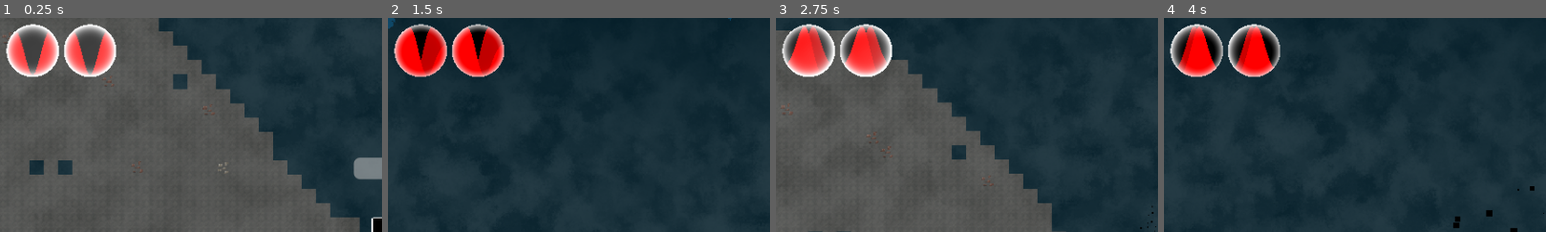
Above: before the commit, frames 1-4 (left to right).
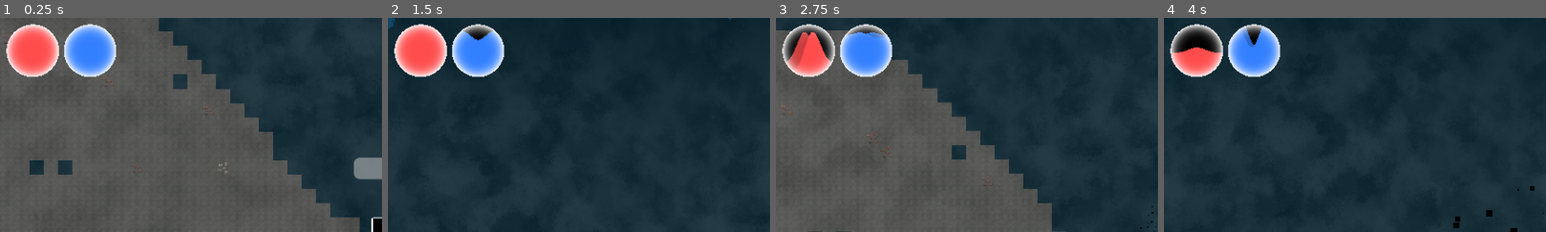
Above: after the commit, the same moments.

Repository: terriblepanic/first-game
Game: Godot game, scene res://scenes/Main.tscn
The game is run twice, just before and just after one commit, with the same random seed, the same clock (stepped at 60 frames per second) and the same inputs.
Inputs (mouse positions are % of the whole screen's width and height, from its top left):
- Up to frame 1 (0.25 s): no input
- Up to frame 2 (1.5 s): tap Enter (ui_accept) at 0.5 s; move the mouse to (72, 45) at 0.52 s; hold D (move_right) from 0.53 s (still down); click (72, 45) at 0.6 s; tap Space (jump) at 0.77 s; move the mouse to (30, 55) at 1.27 s; right-click (30, 55) at 1.35 s
- Up to frame 3 (2.75 s): tap Space (jump) at 1.52 s; move the mouse to (60, 28) at 2.02 s; release D (move_right) at 2.03 s; hold A (move_left) from 2.03 s (still down); tap L at 2.1 s
- Up to frame 4 (4 s): move the mouse to (45, 70) at 2.77 s; release A (move_left) at 2.78 s; hold D (move_right) from 2.78 s (still down); tap E at 2.85 s; tap Space (jump) at 3.02, 3.77 s; move the mouse to (80, 65) at 3.52 s; click (80, 65) at 3.6 s
The pictures show only the part of the screen within x 0-50%, y 0-50%; the shares and areas given below are measured in that part.

The runs differ from the first frame. In frame 1, 3.8% of the frame differs, in the area x 2-31%, y 3-28%; in frame 2, 5.3%, in the area x 1-31%, y 3-28%; in frame 3, 4.2%; in frame 4, 4.5%.
Error before the commit: Parse Error: Could not preload resource script "res://scripts/OrbUIController.gd". (res://scripts/hud.gd:3)

Commit message:
my try to fix

Diff:
--- a/scripts/OrbUIController.gd
+++ b/scripts/OrbUIController.gd
@@ -88,10 +88,10 @@
 
 # Обработка «удара» (изменение текущей/предыдущей высоты и запуск эффектов)
 func GetHit(P: float, oP: float, MAXP: float):
-        # Вычисляем новую нормализованную высоту
-        H = max(P / MAXP, 0.0)
-        oH = H
-        target_material.set_shader_parameter('oheight', oH)
+	# Вычисляем новую нормализованную высоту
+	H = max(P / MAXP, 0.0)
+	oH = H
+	target_material.set_shader_parameter('oheight', oH)
 
 	# Если шар «умер»
 	if H <= 0.0:
@@ -120,10 +120,10 @@
 		vibration_tween = newtween()
 		vibration_tween.tween_method(get_hit_vbm, 0.0, vibration_effect_timelength, vibration_effect_timelength).set_trans(vibration_trans_type).set_ease(vibration_ease_type)
 
-        # Убираем твин «поглощения», если он активен
-        if consume_tween:
-                consume_tween.kill()
-                consume_tween = null
+		# Убираем твин «поглощения», если он активен
+		if consume_tween:
+			consume_tween.kill()
+			consume_tween = null
 
 
 # Эффект ускорения: наклон плоскости «вверх»
@@ -181,8 +181,6 @@
 	if i >= vibration_effect_timelength - 0.0001: target_material.set_shader_parameter('vibration_effect', false)
 
 
-
-
 # Плавное обновление значения без вибрации, для регенерации
 func SetSmooth(P: float, MAXP: float):
 	var new_H: float = clamp(P / MAXP, 0.0, 1.0)
@@ -202,7 +200,7 @@
 	consume_tween = newtween()
 	consume_tween.tween_method(
 		func(value: float):
-			target_material.set_shader_parameter("height", value),
+		target_material.set_shader_parameter("height", value),
 		oH, H, 0.4
 	).set_trans(Tween.TRANS_LINEAR).set_ease(Tween.EASE_IN_OUT)
 
--- a/shaders/health_orb.gdshader
+++ b/shaders/health_orb.gdshader
@@ -34,114 +34,122 @@
 uniform float refraction_ratio_water: hint_range(0, 10, 0.01) = 0.6;
 
 vec4 ontop(vec4 base, vec4 blend){
-	return mix(base,blend,blend.a);
+    return mix(base, blend, blend.a);
 }
 
 vec4 reverse(vec4 base){
-	return vec4(mod(base.rgb + 1. , 2.), base.a);
+    return vec4(mod(base.rgb + 1. , 2.), base.a);
 }
 
 vec4 exclusion(vec4 base, vec4 blend){
-	return base + blend - 2.0 * base * blend * base;
+    return base + blend - 2.0 * base * blend * base;
 }
 
 float easeOutExpo(float x){
-	return x == 1. ? 1. : 1. - pow(2., -10. * x);
-}//from https://easings.net/zh-cn#easeOutBounce
-vec2 shiftuv(vec2 uv, float shiftratio) {
-
-	vec2 suv = (uv - 0.5)*2.;
-
-	return (suv + sign(suv)*suv*suv*-1.*shiftratio)*0.5 + 0.5;
+    return x == 1. ? 1. : 1. - pow(2., -10. * x);
 }
 
+vec2 shiftuv(vec2 uv, float shiftratio) {
+    vec2 suv = (uv - 0.5) * 2.0;
+    return (suv + sign(suv) * suv * suv * -1.0 * shiftratio) * 0.5 + 0.5;
+}
 
 void fragment() {
+    float NTIME = vibration_effect ? TIME + vibration_time : TIME + vibration_effect_timelength;
 
-	float NTIME = vibration_effect ? TIME + vibration_time : TIME + vibration_effect_timelength;
+    vec2 uv = (UV - 0.5) * 0.5;
+    vec2 suv = UV * 0.5 - 0.5;
 
-	vec2 uv = (UV - 0.5)*0.5;
-	vec2 suv = UV*0.5 - 0.5;
+    float a = wave_fix_on_border ? 2.0 : 1.0;
+    float b = wave_fix_on_border ? 1.0 : 0.5;
+    vec4 Cw = vec4(0.0);
+    vec4 Cg = vec4(0.0);
 
-	float a = wave_fix_on_border ? 2. : 1.;
-	float b = wave_fix_on_border ? 1. : 0.5;
-       vec4 Cw = vec4(0.);
-       vec4 Cg = vec4(0.);
+    if (distance(UV, vec2(0.5, 0.5)) > 0.5) {
+        COLOR = vec4(0.0);
+    } else {
+        // Static empty water
+        if (height == 0.0) {
+            float oH = oheight;
+            if ((1.0 - oH) < UV.y) {
+                COLOR = vec4(water_color) * 0.5;
+            } else if ((1.0 - oH) <= UV.y) {
+                COLOR = vec4(water_color * water_back_lightness) * 0.5;
+            } else {
+                COLOR = vec4(water_color.rgb, 1.0);
+            }
+        }
+        // Static full water
+        else if (height == 1.0) {
+            COLOR = vec4(water_color.rgb, 1.0);
+        }
+        // Dynamic wave case
+        else {
+            float t = (NTIME - TIME) / vibration_effect_timelength;
+            float dH = plane_inclined_effect
+                       ? sin(mod((UV.x + TIME * water_wave_speed) * PI, TAU)) * plane_inclined_ratio
+                       : 0.0;
+            float dHo = plane_inclined_effect
+                        ? sin(mod((UV.x - TIME * water_wave_speed) * PI + PI, TAU)) * plane_inclined_ratio
+                        : 0.0;
+            float H = vibration_effect
+                      ? mix(height - uv.x * sin(t * PI * vibration_speed), height, t)
+                      : height;
+            float oH = vibration_effect ? oheight : oheight;
+            float CI = vibration_effect
+                       ? mix((water_wave_ci + vibration_wave_ci) * vibration_magnitude, water_wave_ci, t)
+                       : water_wave_ci;
 
-	if (distance(UV, vec2(0.5,0.5)) > 1.0/2.0) {
+            if (sin((cos(suv.x * PI * a) + NTIME * water_wave_speed) * wave_num) * CI + (1.0 - H)
+                < UV.y + dHo) {
+                COLOR = vec4(water_color * water_back_lightness);
+            } else {
+                if (height - oheight != 0.0) {
+                    if (sin((cos(suv.x * PI * a + PI * b) + NTIME * water_wave_speed) * wave_num)
+                        * CI + (1.0 - oH) < UV.y + dH) {
+                        COLOR = vec4(water_color) * 0.5;
+                    } else if (sin((cos(suv.x * PI * a) + NTIME * water_wave_speed) * wave_num)
+                               * CI + (1.0 - oH) < UV.y + dHo) {
+                        COLOR = vec4(water_color * water_back_lightness) * 0.5;
+                    } else {
+                        COLOR = vec4(0.0);
+                    }
+                } else {
+                    COLOR = vec4(0.0);
+                }
+            }
 
-		COLOR = vec4(0.);
-	} else {
+            if (sin((cos(suv.x * PI * a + PI * b) + NTIME * water_wave_speed) * wave_num) * CI
+                + (1.0 - H) < UV.y + dH) {
+                COLOR = vec4(water_color);
+            }
 
-		if (height == 1. || height == 0.) {
+            if (plane_inclined_effect && plane_inclined_ratio != 0.0
+                && UV.y <= 1.0 - height + 0.005 && UV.y >= 1.0 - height - 0.005) {
+                COLOR = COLOR + (sin(UV.x + TIME) + 1.0) * 0.08;
+            }
+        }
 
-			COLOR = vec4(water_color.rgb, 1.0);
+        float L = 0.0;
+        if (light_effect) {
+            L = cos(distance(UV, sin(suv * suv) + NTIME * ball_light_speed)) * 0.25;
+        }
 
-			if (height == 0.) {
-
-				float oH = oheight;
-
-                               if ((1. - oH) < UV.y) {
-
-                                       COLOR = vec4(water_color)*0.5;
-                               } else if ((1. - oH) <= UV.y) {
-
-                                       COLOR = vec4(water_color*water_back_lightness)*0.5;
-                               } else {
-
-					COLOR = vec4(water_color.rgb, 1.0);
-				}
-			} else {
-
-			}
-		} else {
-
-			float t = (NTIME - TIME)/vibration_effect_timelength;//(cos(NTIME - TIME)+1.)*0.5;//easeOutExpo(min(mod(NTIME, vibration_effect_timelength), vibration_effect_timelength)/vibration_effect_timelength);
-			float dH = plane_inclined_effect ? sin(mod((UV.x + TIME*water_wave_speed)*PI, TAU))*plane_inclined_ratio : 0.;//sin(UV.x + TIME*water_wave_speed)*plane_inclined_ratio;
-			float dHo = plane_inclined_effect ? sin(mod((UV.x + -TIME*water_wave_speed)*PI + PI, TAU))*plane_inclined_ratio : 0.;//-sin(UV.x + TIME*water_wave_speed)*plane_inclined_ratio;
-			float H = vibration_effect ? mix(height - uv.x*sin(t*PI*vibration_speed), height, t) : height;//*vibration_magnitude
-			float oH = vibration_effect ? oheight : oheight;//mix(oheight - uv.x*sin(t*PI*vibration_speed), oheight, t)
-			float CI = vibration_effect ? mix((water_wave_ci + vibration_wave_ci)*vibration_magnitude, water_wave_ci, t) : water_wave_ci;
-
-			if (sin((cos(suv.x*PI*a) + NTIME*water_wave_speed)*wave_num)*CI + (1. - H) < UV.y + dHo) {
-
-				COLOR = vec4(water_color*water_back_lightness);
-			} else {
-
-				if (height - oheight != 0.) {
-
-					if (sin((cos(suv.x*PI*a + PI*b) + NTIME*water_wave_speed)*wave_num)*CI + (1. - oH) < UV.y + dH) {
-
-						COLOR = vec4(water_color)*0.5;
-					} else if (sin((cos(suv.x*PI*a) + NTIME*water_wave_speed)*wave_num)*CI + (1. - oH) < UV.y + dHo) {
-
-						COLOR = vec4(water_color*water_back_lightness)*0.5;
-					} else {
-
-						COLOR = vec4(0.);
-					}
-				} else {
-
-					COLOR = vec4(0.);
-				}
-			}
-
-			if (sin((cos(suv.x*PI*a + PI*b) + NTIME*water_wave_speed)*wave_num)*CI + (1. - H) < UV.y + dH) {
-
-				COLOR = vec4(water_color);
-			}
-
-			if (plane_inclined_effect && plane_inclined_ratio != 0. && UV.y <= 1. - height + 0.005 && UV.y >= 1. - height - 0.005) {
-
-				COLOR = COLOR + (sin(UV.x + TIME) + 1.)*0.08;
-			}
-		}
-
-		float L = 0.;
-
-		if (light_effect) {L = cos(distance(UV, sin(suv*suv) + NTIME*ball_light_speed))*0.25;}
-
-		COLOR = border_exclusion_effect ? exclusion(COLOR, vec4(vec3(1.),pow(distance(UV, vec2(0.5,0.5))*2.,ball_border_ci) + L)*ball_color) : ontop(COLOR, vec4(vec3(1.),pow(distance(UV, vec2(0.5,0.5))*2.,ball_border_ci) + L)*ball_color);
-	COLOR.a = 1.0;
-	}
+        COLOR = border_exclusion_effect
+                ? exclusion(
+                    COLOR,
+                    vec4(
+                        vec3(1.0),
+                        pow(distance(UV, vec2(0.5, 0.5)) * 2.0, ball_border_ci) + L
+                    ) * ball_color
+                  )
+                : ontop(
+                    COLOR,
+                    vec4(
+                        vec3(1.0),
+                        pow(distance(UV, vec2(0.5, 0.5)) * 2.0, ball_border_ci) + L
+                    ) * ball_color
+                  );
+        COLOR.a = 1.0;
+    }
 }
